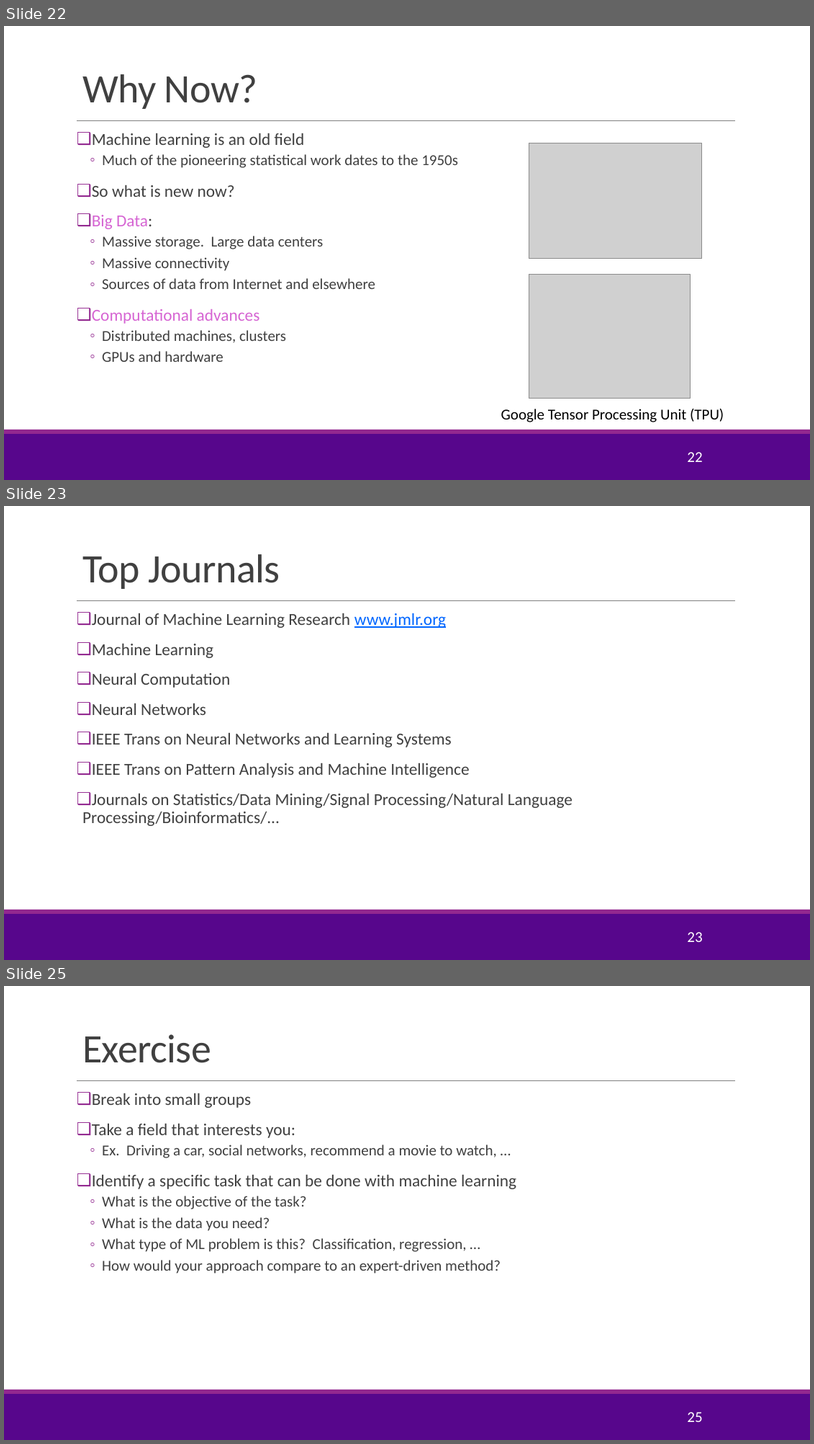
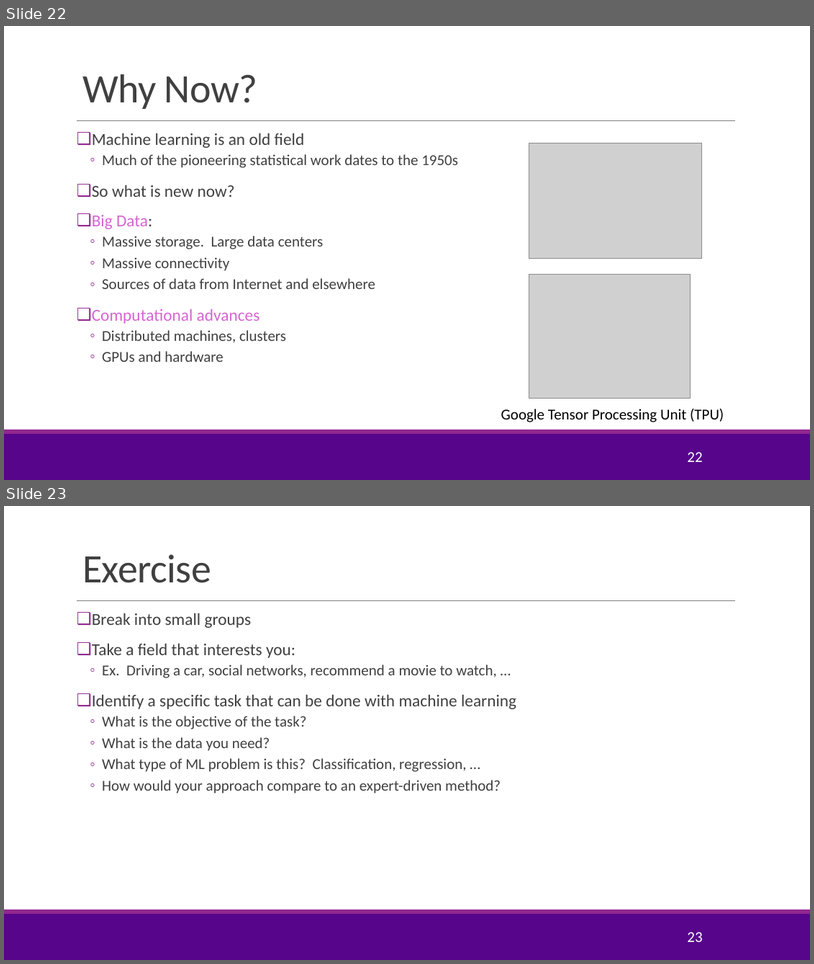
Before and after one commit to sdrangan/introml, a slide deck: lectures/Lect01_IntroML.pptx. Shown one above the other, each under a label of ours: slides 22, 23 and 25 before the commit, slides 22 and 23 after it; the slides between them are not shown. The pictures are 814x1444 and 814x964 pixels, drawn with LibreOffice and Linux fonts; fonts in the diff are those of the drawing; grey boxes stand for pictures; background and template pictures are left out. Boxes give left, top, right and bottom in pixels: in the first picture for what was removed or moved away, otherwise in the second. Text is boxed around its words. In the diff, an @@ line names an element or a change of style, - is before the commit and + after.

```diff
--- a/lectures/Lect01_IntroML.pptx
+++ b/lectures/Lect01_IntroML.pptx
@@ slide 23 removed at [4, 506, 810, 960], background #FFFFFF; not listed: 3 template elements that a slide beside it also shows @@
@@ title removed at [82, 554, 280, 589] @@
-Top Journals
@@ text removed at [82, 613, 573, 826] @@
-❑ Journal of Machine Learning Research www.jmlr.org
-❑ Machine Learning
-❑ Neural Computation
-❑ Neural Networks
-❑ IEEE Trans on Neural Networks and Learning Systems
-❑ IEEE Trans on Pattern Analysis and Machine Intelligence
-❑ Journals on Statistics/Data Mining/Signal Processing/Natural Language Processing/Bioinformatics/...
@@ page number removed at [687, 932, 702, 942] @@
-23
@@ what was slide 25 is now slide 23 @@
@@ page number at [687, 932, 702, 942]: text changed @@
-25
+23
```
Also in this commit, not shown: 3 slides changed, 1 other slide removed, 3 other files.
